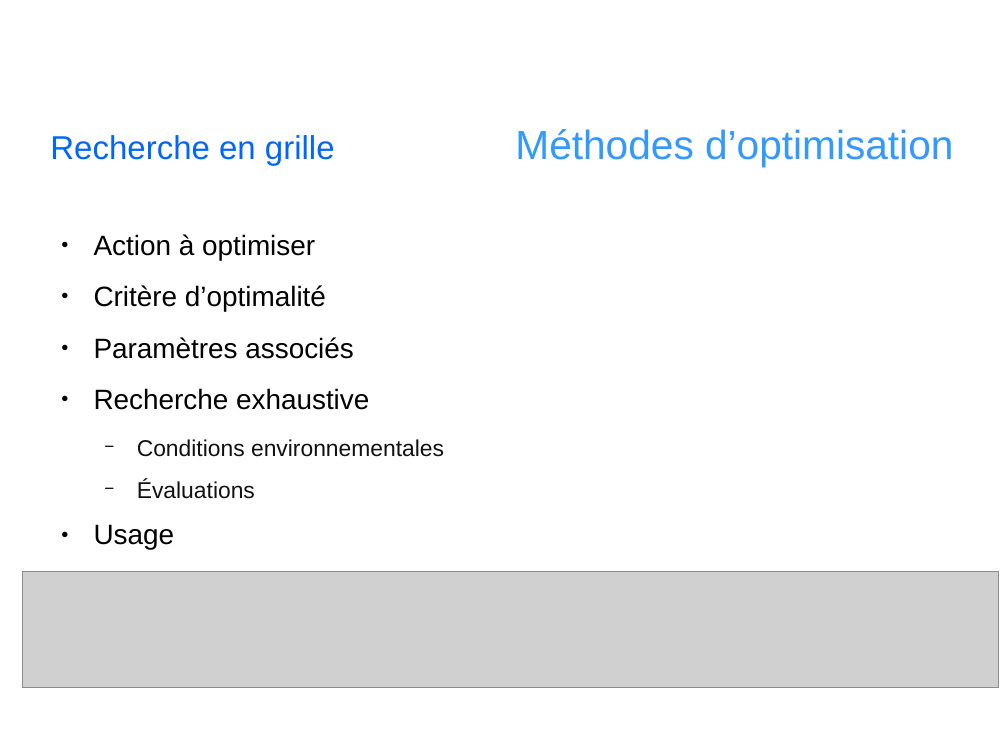
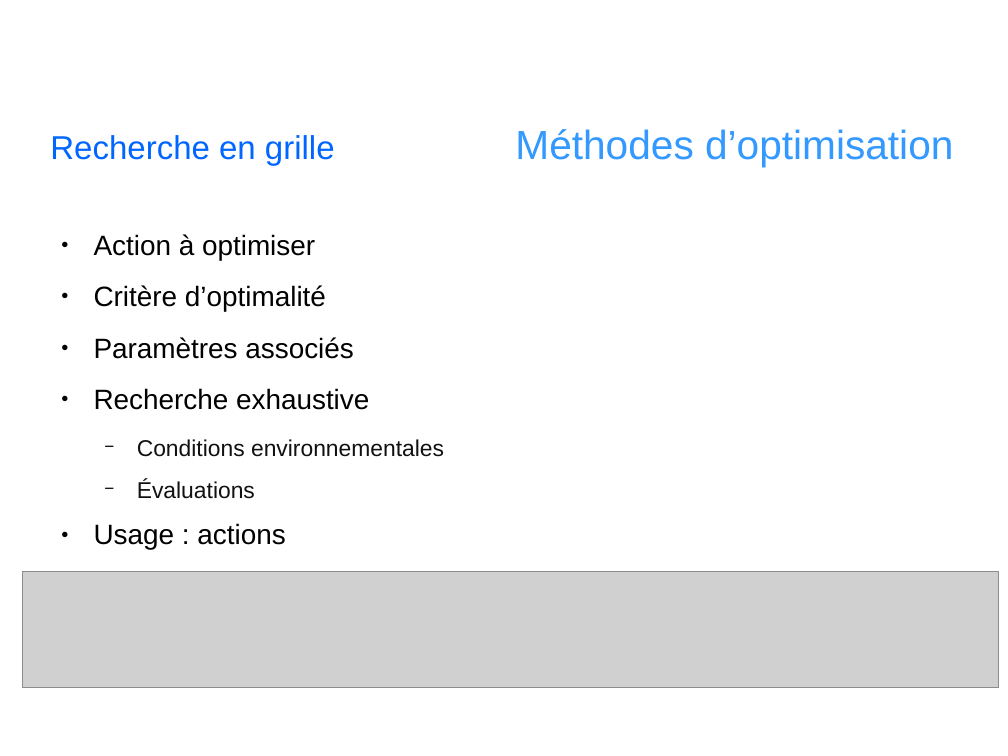
Before and after one commit to angelo-ortiz/SoccerSimulator-2017, a slide deck: slide 6 of report/Presentation.odp. Drawn at 1008x756 pixels with LibreOffice and Linux fonts; fonts in the diff are those of the drawing; grey boxes stand for pictures; background and template pictures are left out. Boxes give left, top, right and bottom in pixels: in the first picture for what was removed or moved away, otherwise in the second. Text is boxed around its words. In the diff, an @@ line names an element or a change of style, - is before the commit and + after.

Commit message:
Edit slides

```diff
--- a/report/Presentation.odp
+++ b/report/Presentation.odp
@@ text at (x1=94, y1=523, x2=285, y2=550): text changed @@
-● Usage
+● Usage : actions
```
Also in this commit, not shown: 2 other slides changed, 1 other file.
